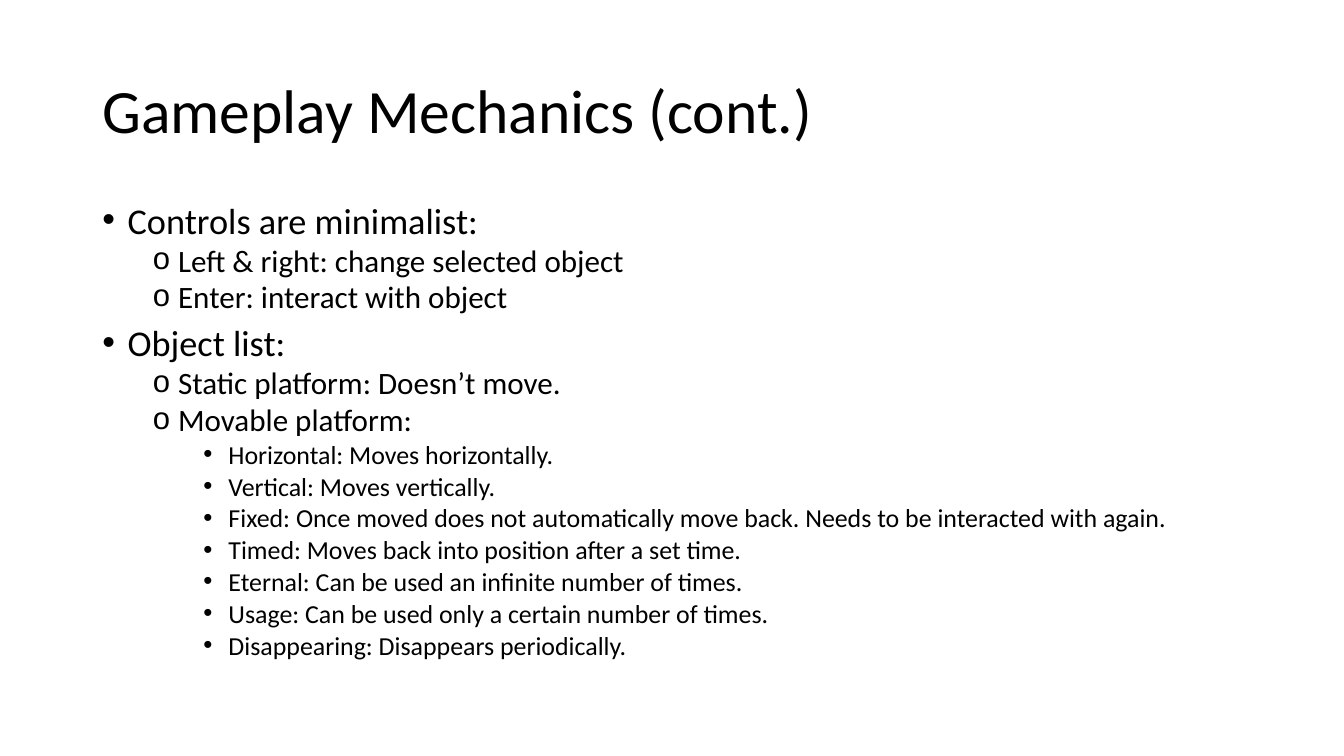
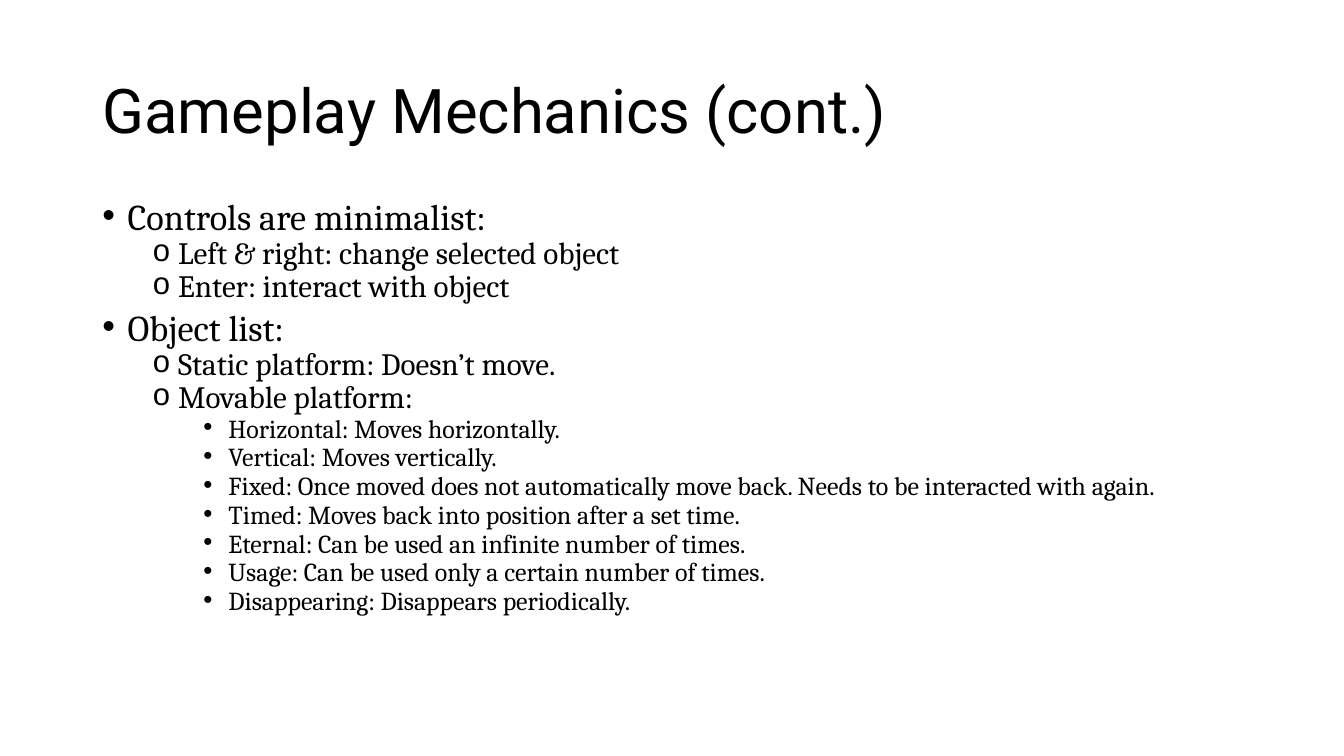
Before and after one commit to symbol24/Project-G-W, a slide deck: slide 6 of Project Game & Watch.pptx (slide 5 before the commit). Drawn at 1344x756 pixels with LibreOffice and Linux fonts; fonts in the diff are those of the drawing; background and template pictures are left out. Boxes give left, top, right and bottom in pixels: in the first picture for what was removed or moved away, otherwise in the second. Text is boxed around its words. In the diff, an @@ line names an element or a change of style, - is before the commit and + after.

```diff
--- a/Project Game & Watch.pptx
+++ b/Project Game & Watch.pptx
@@ title "Gameplay Mechanics (cont.)" at (x1=102, y1=84, x2=886, y2=147): font Calibri to Roboto @@
@@ text "Controls are minimalist:" at (x1=128, y1=205, x2=1155, y2=616): font Calibri to Cambria; line spacing 0.8 to 0.7 @@
```
Also in this commit, not shown: 7 other slides changed, 1 slide added, 5 other files.
